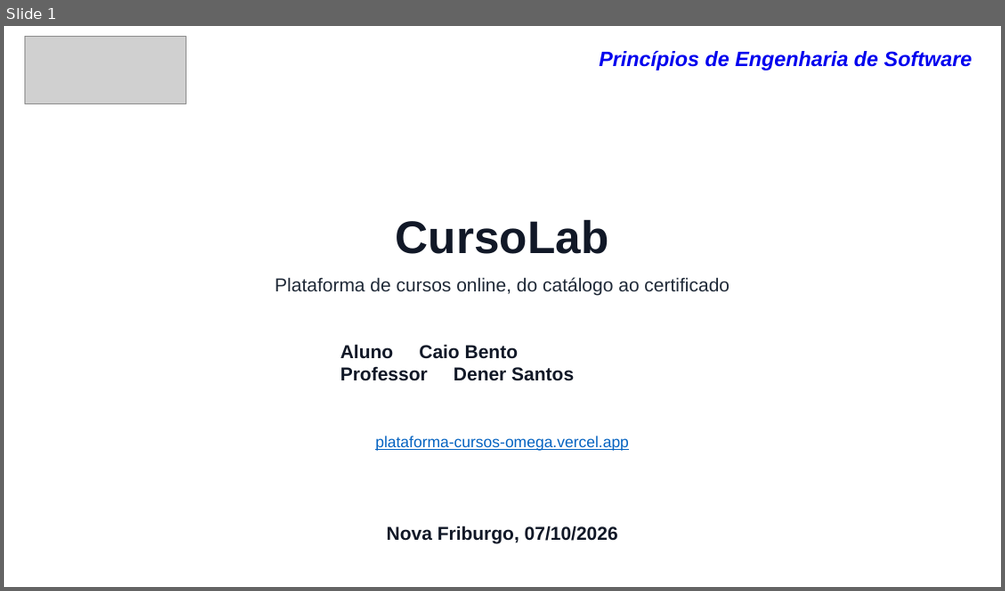
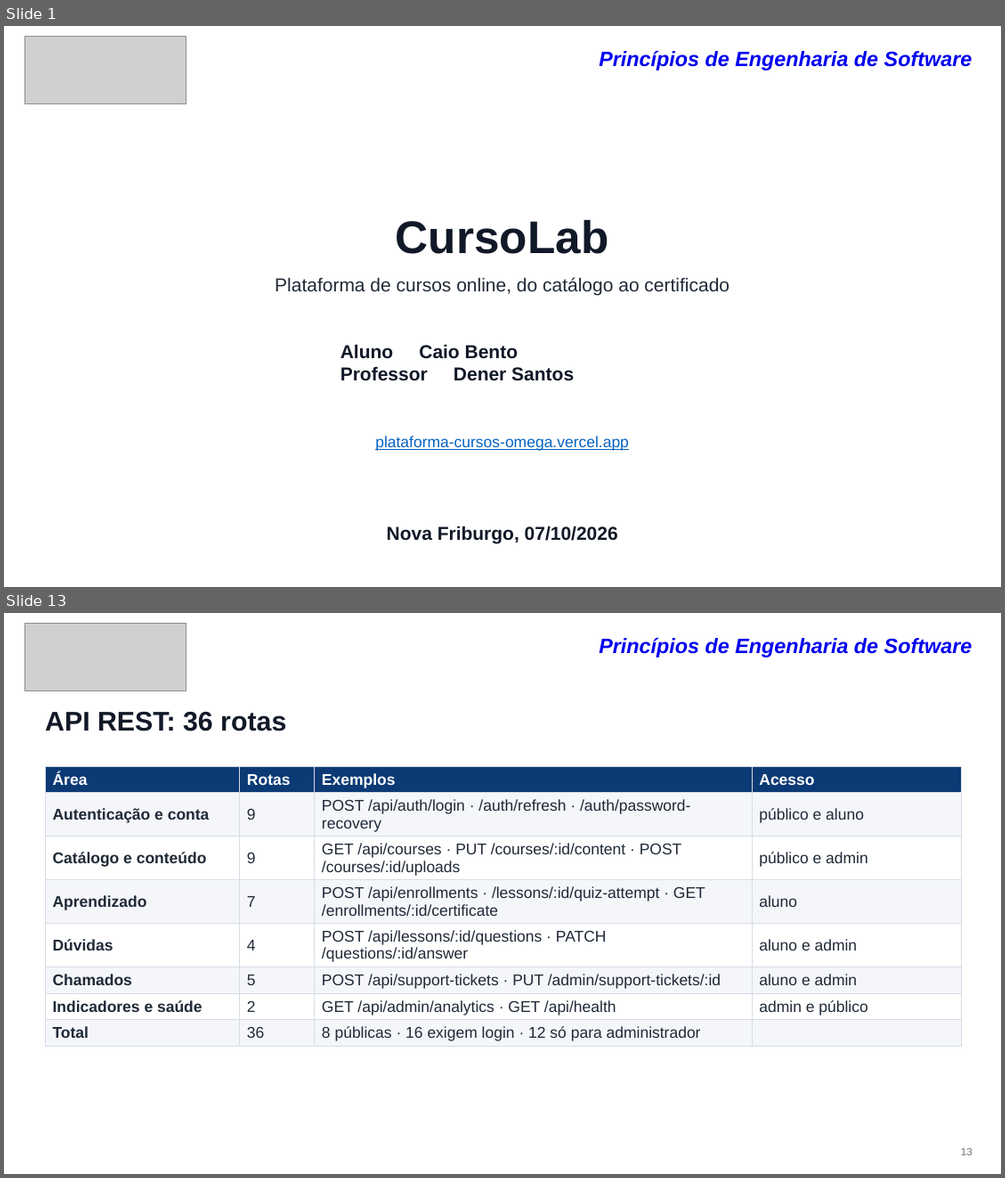
Before and after one commit to caiobento7/plataforma_cursos, a slide deck: docs/entrega/CursoLab-apresentacao.pptx. Shown one above the other, each under a label of ours: slide 1 before the commit, slides 1 and 13 after it; the slides between them are not shown. The pictures are 1005x591 and 1005x1178 pixels, drawn with LibreOffice and Linux fonts; fonts in the diff are those of the drawing; grey boxes stand for pictures. Boxes give left, top, right and bottom in pixels: in the first picture for what was removed or moved away, otherwise in the second. Text is boxed around its words. In the diff, an @@ line names an element or a change of style, - is before the commit and + after.

```diff
--- a/docs/entrega/CursoLab-apresentacao.pptx
+++ b/docs/entrega/CursoLab-apresentacao.pptx
@@ slide 13 added at box(4, 613, 1001, 1174), background #FFFFFF @@
@@ picture added at box(25, 624, 186, 690) @@
@@ text added at box(599, 638, 972, 657), 20 pt, text #0000EE, bold, italic @@
+Princípios de Engenharia de Software
@@ text added at box(45, 711, 286, 731), 26 pt, text #111827, bold @@
+API REST: 36 rotas
@@ table added at box(45, 766, 961, 1045), 8 rows, 4 columns @@
+Área | Rotas | Exemplos | Acesso
+Autenticação e conta | 9 | POST /api/auth/login · /auth/refresh · /auth/password-recovery | público e aluno
+Catálogo e conteúdo | 9 | GET /api/courses · PUT /courses/:id/content · POST /courses/:id/uploads | público e admin
+Aprendizado | 7 | POST /api/enrollments · /lessons/:id/quiz-attempt · GET /enrollments/:id/certificate | aluno
+Dúvidas | 4 | POST /api/lessons/:id/questions · PATCH /questions/:id/answer | aluno e admin
+Chamados | 5 | POST /api/support-tickets · PUT /admin/support-tickets/:id | aluno e admin
+Indicadores e saúde | 2 | GET /api/admin/analytics · GET /api/health | admin e público
+Total | 36 | 8 públicas · 16 exigem login · 12 só para administrador | 
@@ text added at box(961, 1148, 972, 1155), 10 pt, text #6B7280 @@
+13
```
Also in this commit, not shown: 19 slides changed, 7 other slides added, 5 slides removed, 14 other files.
